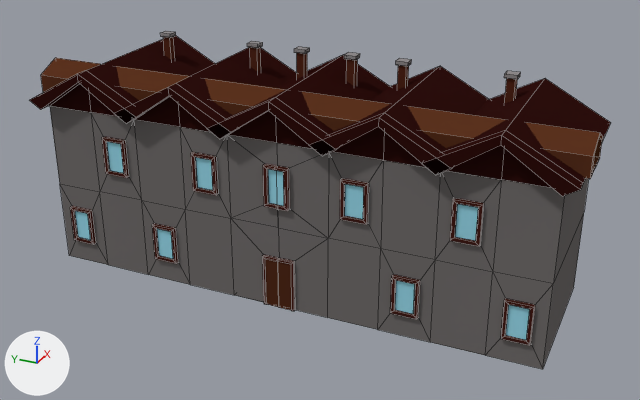
A saved change to the Blender file TheOvercoat/Assets/Models(blend)/Yapılar/BasicBuildings/building19/building03.blend.
One viewpoint serves both versions: a camera (50 mm lens) standing at (-36.9, -17.0, 22.7) and looking at (-0.6, -0.7, 4.5). Lighting does not change. The marker at lower left points along +X, +Y and +Z. Mesh edges are drawn as thin lines.
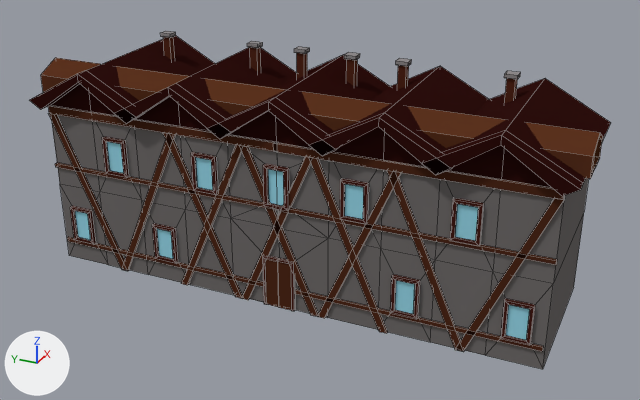
Location of each change, (x1, y1, x2, y2) in pixels of the pictures (640 x 400 px):
part 1 of me_cube, added (brown): after (48, 106, 564, 200)
part 2 of me_cube, added (brown): after (55, 163, 557, 265)
part 3 of me_cube, added (brown): after (67, 237, 543, 351)
part 4 of me_cube, added (brown): after (48, 113, 565, 352)

What the commit changed:
me_cube is used by ob_cube; location (0.0, 0.0, 0.0); scale (1.86, 2.23, 2.05).
me_cube had 272 vertices, 246 faces and spanned x -2.43..2.07, y 0.0..6.06, z 0.04..5.56.
me_cube now has 336 vertices, 294 faces and spans x -2.43..2.07, y -0.82..6.06, z 0.04..5.56.
me_cube part 1: a new loose piece, a box spanning x -2.134..-2.048, y -0.041..5.686, z 3.995..4.189, in mat_material_001.
me_cube part 2: a new loose piece, a box spanning x -2.134..-2.048, y -0.086..5.707, z 2.583..2.677, in mat_material_001.
me_cube part 3: a new loose piece, a box spanning x -2.134..-2.048, y 0.374..5.648, z 0.51..0.604, in mat_material_001.
Part 4, on me_cube:
20 vertices are added at x -2.13, y -0.82..5.71, z 0.04..4.0.
20 new vertices lie (0.08, 0.0, 0.0) away from vertices in x -2.13, y -0.82..5.71, z 0.04..4.0.
30 new faces join them.
